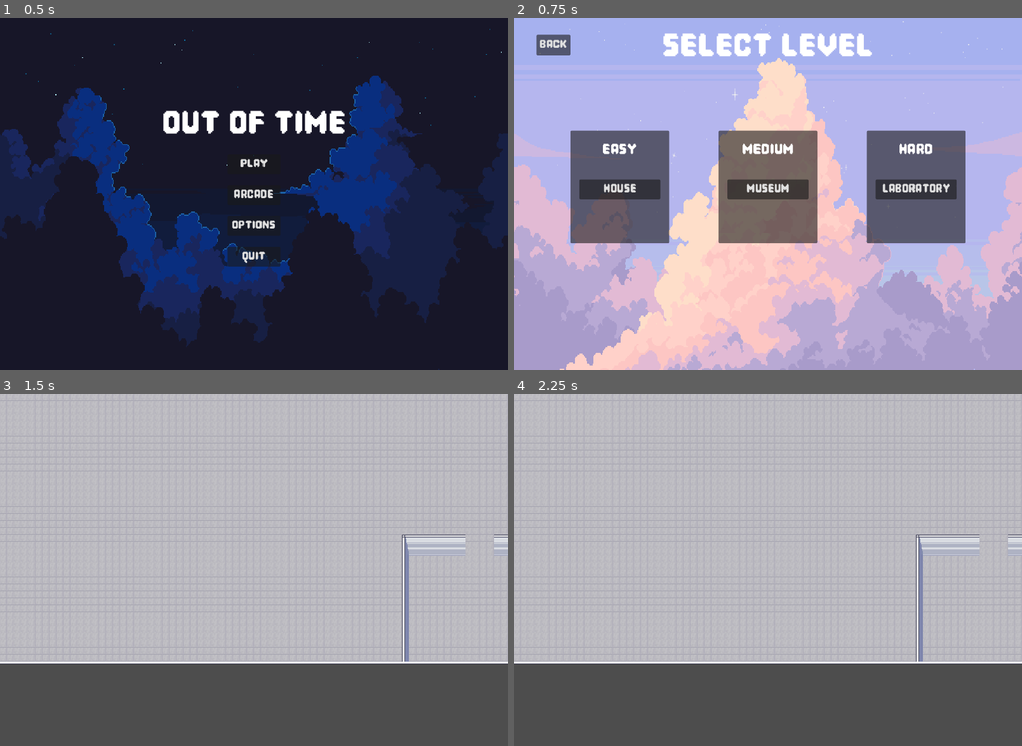
Above: before the commit, frames 1-4 (two rows, left to right).
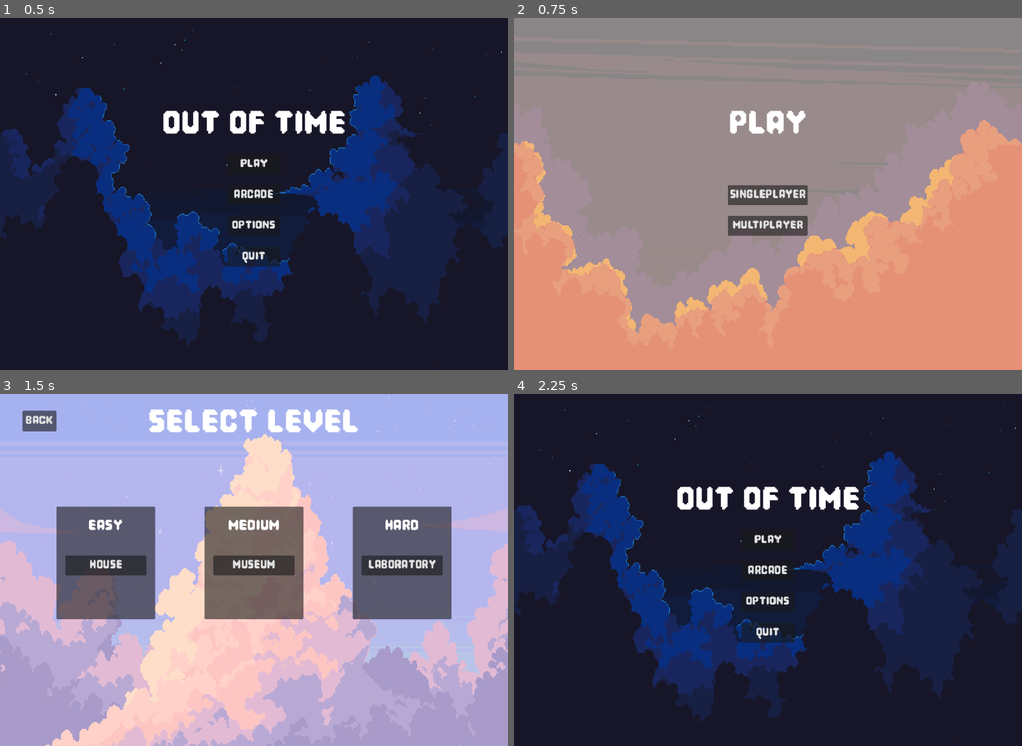
Above: after the commit, the same moments.

Repository: JaviMtz02/SeniorProject2025
Game: Godot game, scene res://Scenes/Menus/start_menu.tscn
Two runs of this game, one before a commit and one after it. Both use one fixed random seed, a clock stepped at 60 frames per second and the inputs below.
Inputs (mouse positions are in pixels of both pictures, inside the frame that each line leads up to):
- Up to frame 1 (0.5 s): no input
- Up to frame 2 (0.75 s): click "play" at 0.5 s
- Up to frame 3 (1.5 s): click (254, 570) at 1.25 s, where only the run after the commit has a clickable "singleplayer"
- Up to frame 4 (2.25 s): click (554, 422) at 2 s, where only the run after the commit has a clickable "Back"

Frame 1 is identical in both runs. In frame 2, 100% of the frame differs, in the area x 0-100%, y 0-100%; in frame 3, 98%; in frame 4, 100%.

Commit message:
Multiplayer Menus and Boilerplate

Diff:
--- /dev/null
+++ b/Scenes/Menus/loading.tscn
@@ -0,0 +1,57 @@
+[gd_scene load_steps=4 format=3 uid="uid://gsvf8yiq1j2q"]
+
+[ext_resource type="Texture2D" uid="uid://b8pcxhvpggumn" path="res://Assets/Sprites/Background/Clouds/Clouds 4/1.png" id="1_2etpn"]
+[ext_resource type="Texture2D" uid="uid://dh1jcwjlofyuy" path="res://Assets/Sprites/Background/Clouds/Clouds 4/4.png" id="2_wgjfv"]
+[ext_resource type="FontFile" uid="uid://doo2djw4si86l" path="res://Text/Pixel Game.otf" id="3_4ia3l"]
+
+[node name="Loading" type="Control"]
+z_index = 5
+layout_mode = 3
+anchors_preset = 15
+anchor_right = 1.0
+anchor_bottom = 1.0
+grow_horizontal = 2
+grow_vertical = 2
+
+[node name="Loading" type="Panel" parent="."]
+layout_mode = 1
+anchors_preset = 15
+anchor_right = 1.0
+anchor_bottom = 1.0
+grow_horizontal = 2
+grow_vertical = 2
+
+[node name="TextureRect" type="TextureRect" parent="Loading"]
+layout_mode = 1
+anchors_preset = 15
+anchor_right = 1.0
+anchor_bottom = 1.0
+grow_horizontal = 2
+grow_vertical = 2
+texture = ExtResource("1_2etpn")
+
+[node name="TextureRect2" type="TextureRect" parent="Loading"]
+layout_mode = 1
+anchors_preset = 15
+anchor_right = 1.0
+anchor_bottom = 1.0
+grow_horizontal = 2
+grow_vertical = 2
+texture = ExtResource("2_wgjfv")
+
+[node name="Label" type="Label" parent="Loading"]
+layout_mode = 1
+anchors_preset = 8
+anchor_left = 0.5
+anchor_top = 0.5
+anchor_right = 0.5
+anchor_bottom = 0.5
+offset_left = -50.5
+offset_top = -141.0
+offset_right = 50.5
+offset_bottom = -118.0
+grow_horizontal = 2
+grow_vertical = 2
+theme_override_fonts/font = ExtResource("3_4ia3l")
+theme_override_font_sizes/font_size = 91
+text = "Loading..."
--- /dev/null
+++ b/Scenes/Menus/multiplayer_menu.tscn
@@ -0,0 +1,119 @@
+[gd_scene load_steps=6 format=3 uid="uid://t5tqkr0mfal0"]
+
+[ext_resource type="Script" path="res://Scripts/multiplayer_menu.gd" id="1_syg0c"]
+[ext_resource type="Texture2D" uid="uid://c4w3nbpw21oww" path="res://Assets/Sprites/Background/Clouds/Clouds 6/1.png" id="2_g8hxb"]
+[ext_resource type="Texture2D" uid="uid://83t3l5hbaghn" path="res://Assets/Sprites/Background/Clouds/Clouds 6/3.png" id="3_71phu"]
+[ext_resource type="Texture2D" uid="uid://cyhf6av0pb4p4" path="res://Assets/Sprites/Background/Clouds/Clouds 6/4.png" id="4_a033q"]
+[ext_resource type="FontFile" uid="uid://doo2djw4si86l" path="res://Text/Pixel Game.otf" id="6_u6nlo"]
+
+[node name="MultiplayerMenu" type="Control"]
+layout_mode = 3
+anchors_preset = 15
+anchor_right = 1.0
+anchor_bottom = 1.0
+grow_horizontal = 2
+grow_vertical = 2
+mouse_filter = 2
+script = ExtResource("1_syg0c")
+
+[node name="Background" type="Node" parent="."]
+
+[node name="TextureRect" type="TextureRect" parent="Background"]
+z_index = -1
+anchors_preset = 15
+anchor_right = 1.0
+anchor_bottom = 1.0
+grow_horizontal = 2
+grow_vertical = 2
+mouse_filter = 2
+texture = ExtResource("2_g8hxb")
+
+[node name="TextureRect3" type="TextureRect" parent="Background"]
+z_index = -1
+anchors_preset = 15
+anchor_right = 1.0
+anchor_bottom = 1.0
+offset_top = -44.0
+offset_bottom = -44.0
+grow_horizontal = 2
+grow_vertical = 2
+mouse_filter = 2
+texture = ExtResource("3_71phu")
+
+[node name="TextureRect2" type="TextureRect" parent="Background"]
+z_index = -1
+anchors_preset = 15
+anchor_right = 1.0
+anchor_bottom = 1.0
+grow_horizontal = 2
+grow_vertical = 2
+mouse_filter = 2
+texture = ExtResource("4_a033q")
+
+[node name="MarginContainer" type="MarginContainer" parent="."]
+layout_mode = 1
+anchors_preset = 15
+anchor_right = 1.0
+anchor_bottom = 1.0
+grow_horizontal = 2
+grow_vertical = 2
+theme_override_constants/margin_left = 12
+theme_override_constants/margin_top = 12
+theme_override_constants/margin_right = 12
+theme_override_constants/margin_bottom = 12
+
+[node name="VBoxContainer" type="VBoxContainer" parent="MarginContainer"]
+layout_mode = 2
+theme_override_constants/separation = 180
+
+[node name="Divider" type="Control" parent="MarginContainer/VBoxContainer"]
+layout_mode = 2
+
+[node name="Title" type="Label" parent="MarginContainer/VBoxContainer"]
+z_index = 2
+layout_mode = 2
+theme_override_colors/font_color = Color(1, 1, 1, 1)
+theme_override_fonts/font = ExtResource("6_u6nlo")
+theme_override_font_sizes/font_size = 100
+text = "mutliplayer"
+horizontal_alignment = 1
+vertical_alignment = 1
+
+[node name="HBoxContainer" type="HBoxContainer" parent="MarginContainer"]
+layout_mode = 2
+theme_override_constants/separation = 18
+alignment = 1
+
+[node name="VBoxContainer" type="VBoxContainer" parent="MarginContainer/HBoxContainer"]
+layout_mode = 2
+theme_override_constants/separation = 25
+alignment = 1
+
+[node name="Divider2" type="Control" parent="MarginContainer/HBoxContainer/VBoxContainer"]
+layout_mode = 2
+mouse_filter = 2
+
+[node name="Divider3" type="Control" parent="MarginContainer/HBoxContainer/VBoxContainer"]
+layout_mode = 2
+mouse_filter = 2
+
+[node name="Divider4" type="Control" parent="MarginContainer/HBoxContainer/VBoxContainer"]
+layout_mode = 2
+mouse_filter = 2
+
+[node name="host" type="Button" parent="MarginContainer/HBoxContainer/VBoxContainer"]
+custom_minimum_size = Vector2(120, 32)
+layout_mode = 2
+theme_override_fonts/font = ExtResource("6_u6nlo")
+theme_override_font_sizes/font_size = 35
+text = "host"
+
+[node name="join" type="Button" parent="MarginContainer/HBoxContainer/VBoxContainer"]
+custom_minimum_size = Vector2(120, 32)
+layout_mode = 2
+theme_override_fonts/font = ExtResource("6_u6nlo")
+theme_override_font_sizes/font_size = 35
+text = "join"
+
+[connection signal="pressed" from="MarginContainer/HBoxContainer/VBoxContainer/host" to="." method="host_game"]
+[connection signal="pressed" from="MarginContainer/HBoxContainer/VBoxContainer/join" to="." method="join_game"]
--- /dev/null
+++ b/Scenes/Menus/play_menu.tscn
@@ -0,0 +1,119 @@
+[gd_scene load_steps=6 format=3 uid="uid://n8al2l1lm1md"]
+
+[ext_resource type="Script" path="res://Scripts/play_menu.gd" id="1_yfbgj"]
+[ext_resource type="Texture2D" uid="uid://c4w3nbpw21oww" path="res://Assets/Sprites/Background/Clouds/Clouds 6/1.png" id="2_tsp5f"]
+[ext_resource type="Texture2D" uid="uid://83t3l5hbaghn" path="res://Assets/Sprites/Background/Clouds/Clouds 6/3.png" id="3_1aacv"]
+[ext_resource type="Texture2D" uid="uid://cyhf6av0pb4p4" path="res://Assets/Sprites/Background/Clouds/Clouds 6/4.png" id="4_1fjix"]
+[ext_resource type="FontFile" uid="uid://doo2djw4si86l" path="res://Text/Pixel Game.otf" id="5_kgcqf"]
+
+[node name="PlayMenu" type="Control"]
+layout_mode = 3
+anchors_preset = 15
+anchor_right = 1.0
+anchor_bottom = 1.0
+grow_horizontal = 2
+grow_vertical = 2
+mouse_filter = 2
+script = ExtResource("1_yfbgj")
+
+[node name="Background" type="Node" parent="."]
+
+[node name="TextureRect" type="TextureRect" parent="Background"]
+z_index = -1
+anchors_preset = 15
+anchor_right = 1.0
+anchor_bottom = 1.0
+grow_horizontal = 2
+grow_vertical = 2
+mouse_filter = 2
+texture = ExtResource("2_tsp5f")
+
+[node name="TextureRect3" type="TextureRect" parent="Background"]
+z_index = -1
+anchors_preset = 15
+anchor_right = 1.0
+anchor_bottom = 1.0
+offset_top = -44.0
+offset_bottom = -44.0
+grow_horizontal = 2
+grow_vertical = 2
+mouse_filter = 2
+texture = ExtResource("3_1aacv")
+
+[node name="TextureRect2" type="TextureRect" parent="Background"]
+z_index = -1
+anchors_preset = 15
+anchor_right = 1.0
+anchor_bottom = 1.0
+grow_horizontal = 2
+grow_vertical = 2
+mouse_filter = 2
+texture = ExtResource("4_1fjix")
+
+[node name="MarginContainer" type="MarginContainer" parent="."]
+layout_mode = 1
+anchors_preset = 15
+anchor_right = 1.0
+anchor_bottom = 1.0
+grow_horizontal = 2
+grow_vertical = 2
+theme_override_constants/margin_left = 12
+theme_override_constants/margin_top = 12
+theme_override_constants/margin_right = 12
+theme_override_constants/margin_bottom = 12
+
+[node name="VBoxContainer" type="VBoxContainer" parent="MarginContainer"]
+layout_mode = 2
+theme_override_constants/separation = 180
+
+[node name="Divider" type="Control" parent="MarginContainer/VBoxContainer"]
+layout_mode = 2
+
+[node name="Title" type="Label" parent="MarginContainer/VBoxContainer"]
+z_index = 2
+layout_mode = 2
+theme_override_colors/font_color = Color(1, 1, 1, 1)
+theme_override_fonts/font = ExtResource("5_kgcqf")
+theme_override_font_sizes/font_size = 100
+text = "play"
+horizontal_alignment = 1
+vertical_alignment = 1
+
+[node name="HBoxContainer" type="HBoxContainer" parent="MarginContainer"]
+layout_mode = 2
+theme_override_constants/separation = 18
+alignment = 1
+
+[node name="VBoxContainer" type="VBoxContainer" parent="MarginContainer/HBoxContainer"]
+layout_mode = 2
+theme_override_constants/separation = 25
+alignment = 1
+
+[node name="Divider2" type="Control" parent="MarginContainer/HBoxContainer/VBoxContainer"]
+layout_mode = 2
+mouse_filter = 2
+
+[node name="Divider3" type="Control" parent="MarginContainer/HBoxContainer/VBoxContainer"]
+layout_mode = 2
+mouse_filter = 2
+
+[node name="Divider4" type="Control" parent="MarginContainer/HBoxContainer/VBoxContainer"]
+layout_mode = 2
+mouse_filter = 2
+
+[node name="singeplayer" type="Button" parent="MarginContainer/HBoxContainer/VBoxContainer"]
+custom_minimum_size = Vector2(120, 32)
+layout_mode = 2
+theme_override_fonts/font = ExtResource("5_kgcqf")
+theme_override_font_sizes/font_size = 35
+text = "singleplayer"
+
+[node name="multiplayer" type="Button" parent="MarginContainer/HBoxContainer/VBoxContainer"]
+custom_minimum_size = Vector2(120, 32)
+layout_mode = 2
+theme_override_fonts/font = ExtResource("5_kgcqf")
+theme_override_font_sizes/font_size = 35
+text = "multiplayer"
+
+[connection signal="pressed" from="MarginContainer/HBoxContainer/VBoxContainer/singeplayer" to="." method="on_singplayer_press"]
+[connection signal="pressed" from="MarginContainer/HBoxContainer/VBoxContainer/multiplayer" to="." method="on_multiplayer_press"]
--- /dev/null
+++ b/Scenes/Network/enet_network.tscn
@@ -0,0 +1,6 @@
+[gd_scene load_steps=2 format=3 uid="uid://b4hqptvtoy7js"]
+
+[ext_resource type="Script" path="res://Scripts/Multiplayer/enet_network.gd" id="1_oeq2n"]
+
+[node name="EnetNetwork" type="Node"]
+script = ExtResource("1_oeq2n")
--- /dev/null
+++ b/Scenes/Network/multiplayer_manager.tscn
@@ -0,0 +1,6 @@
+[gd_scene load_steps=2 format=3 uid="uid://hriwlaw3dyt6"]
+
+[ext_resource type="Script" path="res://Scripts/Multiplayer/multiplayer_manager.gd" id="1_fcf5g"]
+
+[node name="MultiplayerManager" type="Node"]
+script = ExtResource("1_fcf5g")
--- /dev/null
+++ b/Scenes/Player/player.tscn
@@ -0,0 +1,92 @@
+[gd_scene load_steps=13 format=3 uid="uid://rkr03nmyt1qe"]
+
+[ext_resource type="Script" path="res://Scripts/player.gd" id="1_onuv7"]
+[ext_resource type="Texture2D" uid="uid://d22bkbwceaui7" path="res://Assets/Sprites/Characters/burglar_walking.png" id="1_topoq"]
+
+[sub_resource type="AtlasTexture" id="AtlasTexture_458jq"]
+atlas = ExtResource("1_topoq")
+region = Rect2(40, 0, 20, 27)
+
+[sub_resource type="AtlasTexture" id="AtlasTexture_gawvw"]
+atlas = ExtResource("1_topoq")
+region = Rect2(60, 0, 20, 27)
+
+[sub_resource type="AtlasTexture" id="AtlasTexture_pijti"]
+atlas = ExtResource("1_topoq")
+region = Rect2(80, 0, 20, 27)
+
+[sub_resource type="AtlasTexture" id="AtlasTexture_8w116"]
+atlas = ExtResource("1_topoq")
+region = Rect2(100, 0, 20, 27)
+
+[sub_resource type="AtlasTexture" id="AtlasTexture_3fhg6"]
+atlas = ExtResource("1_topoq")
+region = Rect2(120, 0, 20, 27)
+
+[sub_resource type="AtlasTexture" id="AtlasTexture_67f3y"]
+atlas = ExtResource("1_topoq")
+region = Rect2(140, 0, 20, 27)
+
+[sub_resource type="AtlasTexture" id="AtlasTexture_6nvha"]
+atlas = ExtResource("1_topoq")
+region = Rect2(0, 0, 20, 27)
+
+[sub_resource type="AtlasTexture" id="AtlasTexture_vghyd"]
+atlas = ExtResource("1_topoq")
+region = Rect2(20, 0, 20, 27)
+
+[sub_resource type="SpriteFrames" id="SpriteFrames_7bfuh"]
+animations = [{
+"frames": [{
+"duration": 1.0,
+"texture": SubResource("AtlasTexture_458jq")
+}, {
+"duration": 1.0,
+"texture": SubResource("AtlasTexture_gawvw")
+}, {
+"duration": 1.0,
+"texture": SubResource("AtlasTexture_pijti")
+}],
+"loop": true,
+"name": &"back",
+"speed": 7.0
+}, {
+"frames": [{
+"duration": 1.0,
+"texture": SubResource("AtlasTexture_8w116")
+}, {
+"duration": 1.0,
+"texture": SubResource("AtlasTexture_3fhg6")
+}, {
+"duration": 1.0,
+"texture": SubResource("AtlasTexture_67f3y")
+}],
+"loop": true,
+"name": &"forward",
+"speed": 5.0
+}, {
+"frames": [{
+"duration": 1.0,
+"texture": SubResource("AtlasTexture_6nvha")
+}, {
+"duration": 1.0,
+"texture": SubResource("AtlasTexture_vghyd")
+}],
+"loop": true,
+"name": &"left_right",
+"speed": 5.0
+}]
+
+[sub_resource type="RectangleShape2D" id="RectangleShape2D_21ds8"]
+size = Vector2(10, 22)
+
+[node name="Player" type="CharacterBody2D"]
+script = ExtResource("1_onuv7")
+
+[node name="AnimatedSprite2D" type="AnimatedSprite2D" parent="."]
+sprite_frames = SubResource("SpriteFrames_7bfuh")
+animation = &"forward"
+
+[node name="CollisionShape2D" type="CollisionShape2D" parent="."]
+position = Vector2(1, 2)
+shape = SubResource("RectangleShape2D_21ds8")
--- /dev/null
+++ b/Scripts/Multiplayer/enet_network.gd
@@ -0,0 +1,14 @@
+extends Node
+
+const SERVER_PORT = 8080
+const SERVER_IP = "127.0.0.1"
+
+func create_server_peer():
+	var enet_network_peer: ENetMultiplayerPeer = ENetMultiplayerPeer.new()
+	enet_network_peer.create_server(SERVER_PORT)
+	multiplayer.multiplayer_peer = enet_network_peer
+
+func create_client_peer():
+	var enet_network_peer: ENetMultiplayerPeer = ENetMultiplayerPeer.new()
+	enet_network_peer.create_client(SERVER_IP, SERVER_PORT)
+	multiplayer.multiplayer_peer = enet_network_peer
--- /dev/null
+++ b/Scripts/Multiplayer/multiplayer_manager.gd
@@ -0,0 +1,36 @@
+extends Node
+
+@export var _player_spawn_point: Node2D
+
+var _multiplayer_scene = preload("res://Scenes/Player/player.tscn")
+
+func _ready() -> void:
+	if NetworkManager.is_hosting_game:
+		multiplayer.peer_connected.connect(_client_connected)
+		multiplayer.peer_disconnected.connect(_client_disconnected)
+		if not OS.has_feature("dedicated_server"):
+			_add_player_to_game(1)
+
+	NetworkManager.hide_loading()
+
+func _add_player_to_game(network_id: int):
+	print("Adding player to game: %s" % network_id)
+	# Spawn player in game
+	var player_to_add = _multiplayer_scene.instantiate()
+	player_to_add.name =  str(network_id)
+	_ready_player(player_to_add)
+
+func _remove_player_from_game(network_id: int):
+	print("Removing player to game: %s" % network_id)
+	# Remove player
+
+func _ready_player(player: Player):
+	player.position = Vector2(randi_range(0, 100),randi_range(0, 100))
+
+func _client_connected(network_id: int):
+	print("Client connected: %s" % network_id)
+	_add_player_to_game(network_id)
+
+func _client_disconnected(network_id: int):
+	print("Client disconnected: %s" % network_id)
+	_remove_player_from_game(network_id)
--- /dev/null
+++ b/Scripts/Multiplayer/network_manager.gd
@@ -0,0 +1,35 @@
+extends Node
+
+var _loading_screen = preload("res://Scenes/Menus/loading.tscn")
+var _active_loading_scene
+
+var _enet_network = preload("res://Scenes/Network/enet_network.tscn")
+
+var is_hosting_game = false
+
+func host_game():
+	print("Host game")
+	show_loading()
+	is_hosting_game = true
+	var active_network = _enet_network.instantiate()
+	add_child(active_network)
+	active_network.create_server_peer()
+
+func join_game():
+	print("Join game")
+	show_loading()
+
+	var active_network = _enet_network.instantiate()
+	add_child(active_network)
+	active_network.create_client_peer()
+
+func show_loading():
+	print("Show loading")
+	_active_loading_scene = _loading_screen.instantiate()
+	add_child(_active_loading_scene)
+
+func hide_loading():
+	print("Hide loading")
+	if _active_loading_scene != null:
+		remove_child(_active_loading_scene)
+		_active_loading_scene.queue_free()
--- /dev/null
+++ b/Scripts/multiplayer_menu.gd
@@ -0,0 +1,16 @@
+extends Control
+
+const LEVEL_SELECT = "res://Scenes/Menus/level_select.tscn"
+
+func read():
+	if OS.has_feature("dedicated_server"):
+		print("Calling host mode...")
+		NetworkManager.host_game()
+
+func host_game():
+	print("Host game pressed")
+	NetworkManager.host_game()
+
+func join_game():
+	print("Join game pressed")
+	NetworkManager.join_game()
--- /dev/null
+++ b/Scripts/play_menu.gd
@@ -0,0 +1,10 @@
+extends Control
+
+const LEVEL_SELECT = "res://Scenes/Menus/level_select.tscn"
+const MULTIPLAYER_MENU = "res://Scenes/Menus/multiplayer_menu.tscn"
+
+func on_singplayer_press():
+	get_tree().call_deferred(&"change_scene_to_packed", preload(LEVEL_SELECT))
+
+func on_multiplayer_press():
+	get_tree().call_deferred(&"change_scene_to_packed", preload(MULTIPLAYER_MENU))
--- /dev/null
+++ b/Scripts/player.gd
@@ -0,0 +1,15 @@
+class_name Player extends CharacterBody2D
+
+@export var SPEED: float = 50.0
+
+func _physics_process(delta: float) -> void:
+
+	# Get the input direction and handle the movement/deceleration.
+	# As good practice, you should replace UI actions with custom gameplay actions.
+	var direction = Input.get_vector("left", "right", "up", "down")
+	if direction:
+		velocity.x = direction * SPEED
+	else:
+		velocity.x = move_toward(velocity.x, 0, SPEED)
+
+	move_and_slide()
--- a/Scripts/start_menu.gd
+++ b/Scripts/start_menu.gd
@@ -1,17 +1,14 @@
 class_name StartMenu
 extends Control
 
-@onready var play: Button = $MarginContainer/HBoxContainer/VBoxContainer/play
-@onready var arcade: Button = $MarginContainer/HBoxContainer/VBoxContainer/arcade
-@onready var options: Button = $MarginContainer/HBoxContainer/VBoxContainer/options
 @onready var quit: Button = $MarginContainer/HBoxContainer/VBoxContainer/quit
-var level_select := "res://Scenes/Menus/level_select.tscn"
+const play_menu := "res://Scenes/Menus/play_menu.tscn"
 
 func _ready() -> void:
 	quit.button_down.connect(_on_quit_pressed)
 
 func _on_play_pressed() -> void:
-	get_tree().change_scene_to_file(level_select)
+	get_tree().call_deferred(&"change_scene_to_packed", preload(play_menu))
 
 func _on_quit_pressed() -> void:
 	get_tree().quit()
--- a/project.godot
+++ b/project.godot
@@ -14,6 +14,10 @@
 run/main_scene="res://Scenes/Menus/start_menu.tscn"
 config/features=PackedStringArray("4.3", "Forward Plus")
 config/icon="res://icon.svg"
+
+[autoload]
+
+NetworkManager="*res://Scripts/Multiplayer/network_manager.gd"
 
 [display]
 
